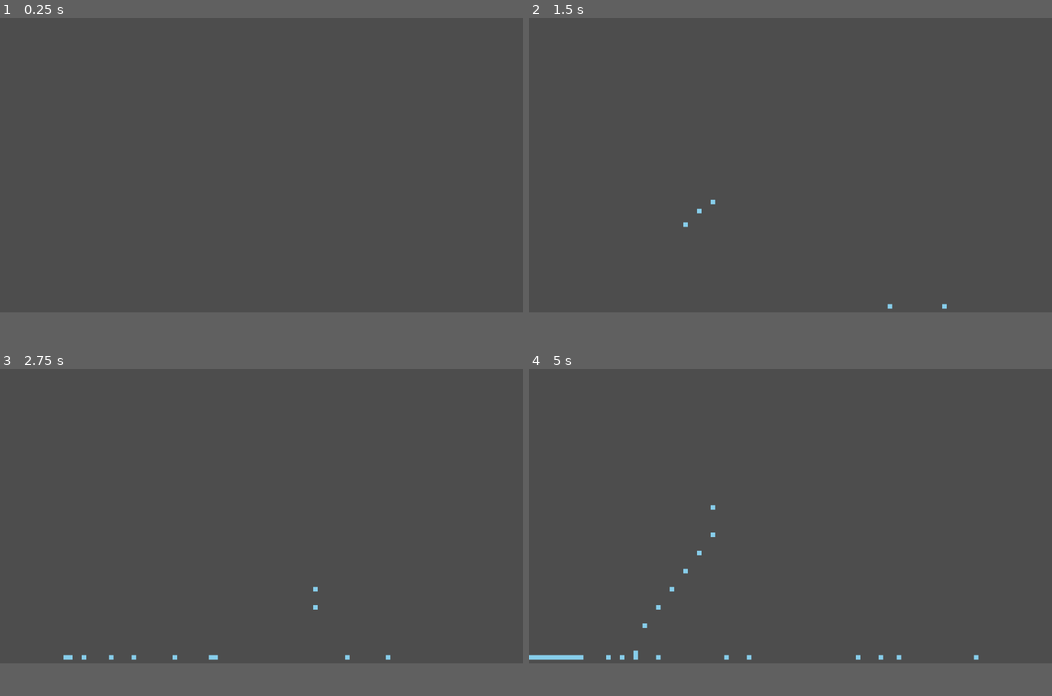
Above: before the commit, frames 1-4 (two rows, left to right).
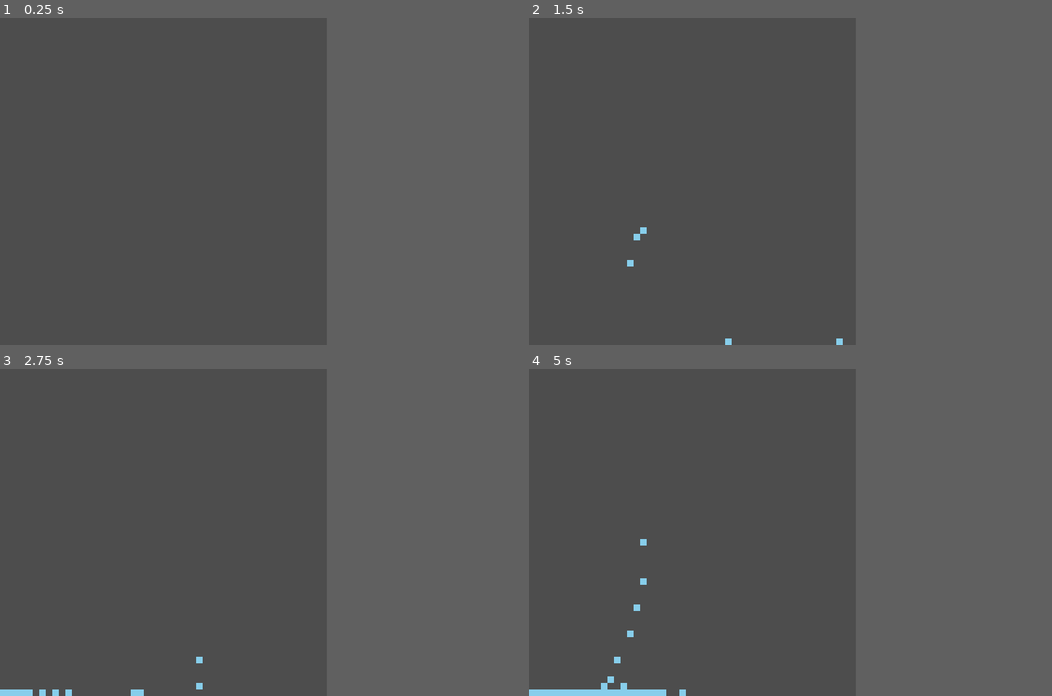
Above: after the commit, the same moments.

Repository: stereoa/Godot-Falling-Sand
Game: Godot game, scene res://sandbox.tscn
The game is run twice, just before and just after one commit, with the same random seed, the same clock (stepped at 60 frames per second) and the same inputs.
Inputs (mouse positions are in pixels of both pictures, inside the frame that each line leads up to):
- Up to frame 1 (0.25 s): no input
- Up to frame 2 (1.5 s): tap Enter at 0.5 s; move the mouse to (905, 148) at 0.52 s; click (905, 148) at 0.67 s; drag from (685, 181) to (764, 224) at 1.27 s
- Up to frame 3 (2.75 s): move the mouse to (313, 450) at 2.02 s; click (313, 450) at 2.17 s
- Up to frame 4 (5 s): drag from (764, 575) to (633, 473) at 2.77 s; move the mouse to (947, 558) at 3.52 s; click (947, 558) at 3.67 s; drag from (633, 473) to (712, 440) at 4.27 s
In our replay, the window is 800x450 before the commit and 500x500 after it. These sizes can differ from the game's own. Grey fills any space a smaller window leaves; there, only what the larger window draws over its background counts as a difference.

The runs differ from the first frame. In frame 1, only the window size differs. In frame 2, 0.2% of the frame differs, in the area x 18-80%, y 55-100%; in frame 3, 0.5%; in frame 4, 1.2%, in the area x 0-86%, y 41-100%.

Commit message:
changed viewport scaling

Diff:
--- a/project.godot
+++ b/project.godot
@@ -17,9 +17,10 @@
 
 [display]
 
-window/size/mode=4
+window/size/viewport_width=500
+window/size/viewport_height=500
 window/stretch/mode="viewport"
-window/stretch/aspect="expand"
+window/handheld/orientation=6
 
 [rendering]
 
--- a/sandbox.gd
+++ b/sandbox.gd
@@ -12,6 +12,7 @@
 	Type.SAND: SandElement,
 	Type.WATER: WaterElement
 }
+
 var current_type = Type.WATER
 
 func _ready():
@@ -21,7 +22,8 @@
 	# Calculate how many cells fit based on your cell_size
 	width = int(screen_size.x / cell_size)
 	height = int(screen_size.y / cell_size)
-
+	print(screen_size.x)
+	print(screen_size.y)
 	# Initialize the grid with the new dimensions
 	for x in range(width):
 		grid.append([])
@@ -49,7 +51,6 @@
 			if type != Type.EMPTY:
 				draw_rect(Rect2(x*cell_size, y*cell_size, cell_size, cell_size), behaviors[type].get_color())
 
-
 func update_physics():
 	# Loop bottom-to-top
 	for x in range(width):
